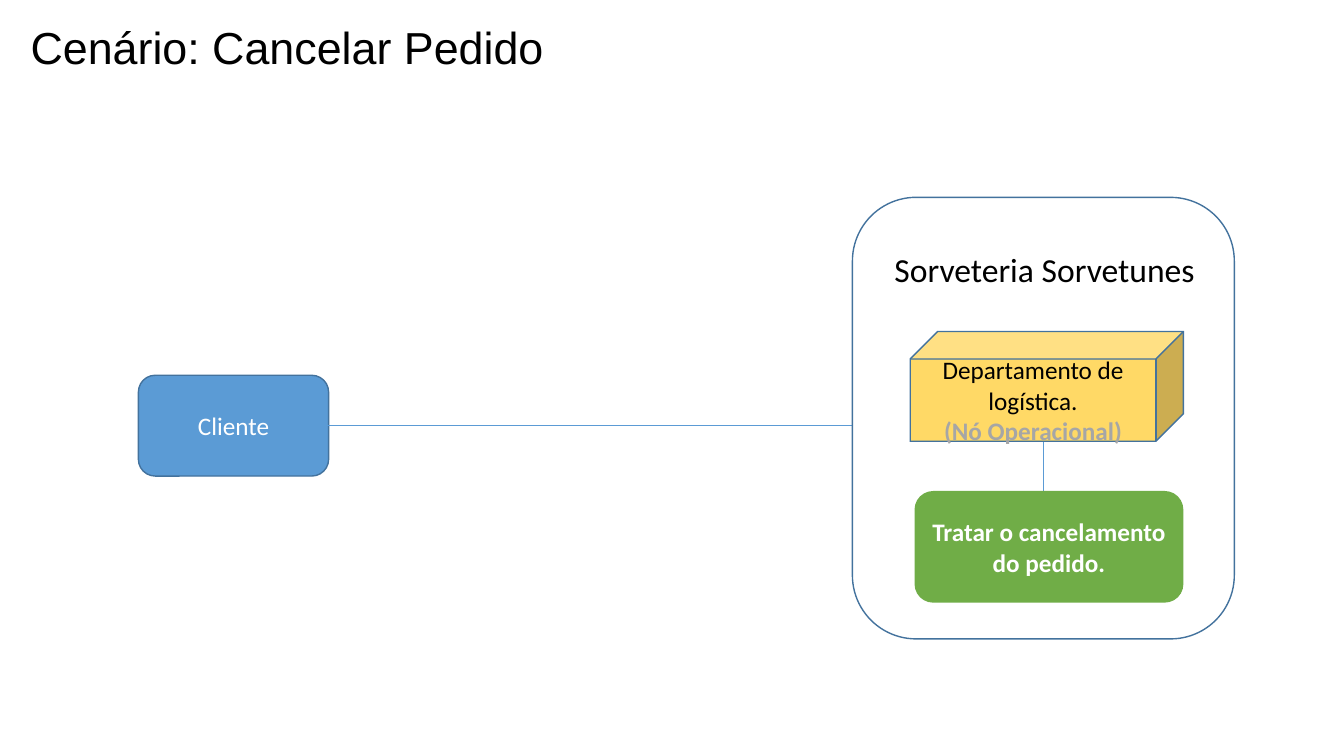
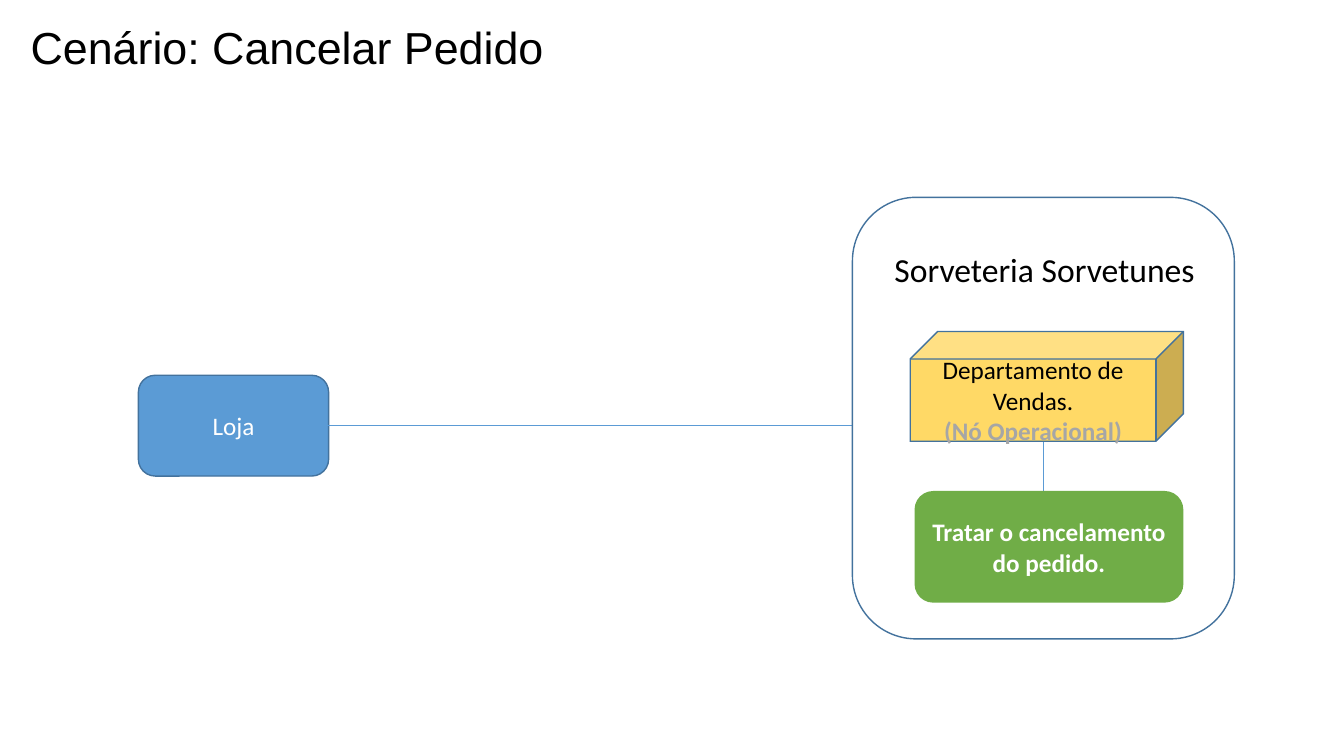
Before and after one commit to maapsystem/MaapSystem, a slide deck: slide 4 of artefatos/15 - Arquitetura de Negócio para cada Cenário.pptx. Drawn at 1344x756 pixels with LibreOffice and Linux fonts; fonts in the diff are those of the drawing. Boxes give left, top, right and bottom in pixels: in the first picture for what was removed or moved away, otherwise in the second. Text is boxed around its words. In the diff, an @@ line names an element or a change of style, - is before the commit and + after.

```diff
--- a/artefatos/15 - Arquitetura de Negócio para cada Cenário.pptx
+++ b/artefatos/15 - Arquitetura de Negócio para cada Cenário.pptx
@@ text in cube at [943,359,1124,411]: text changed @@
-Departamento de logística.
+Departamento de Vendas.
@@ text in rounded rectangle at [213,417,255,440]: text changed @@
-Cliente
+Loja
```
Also in this commit, not shown: 4 other slides changed, 5 other files.
